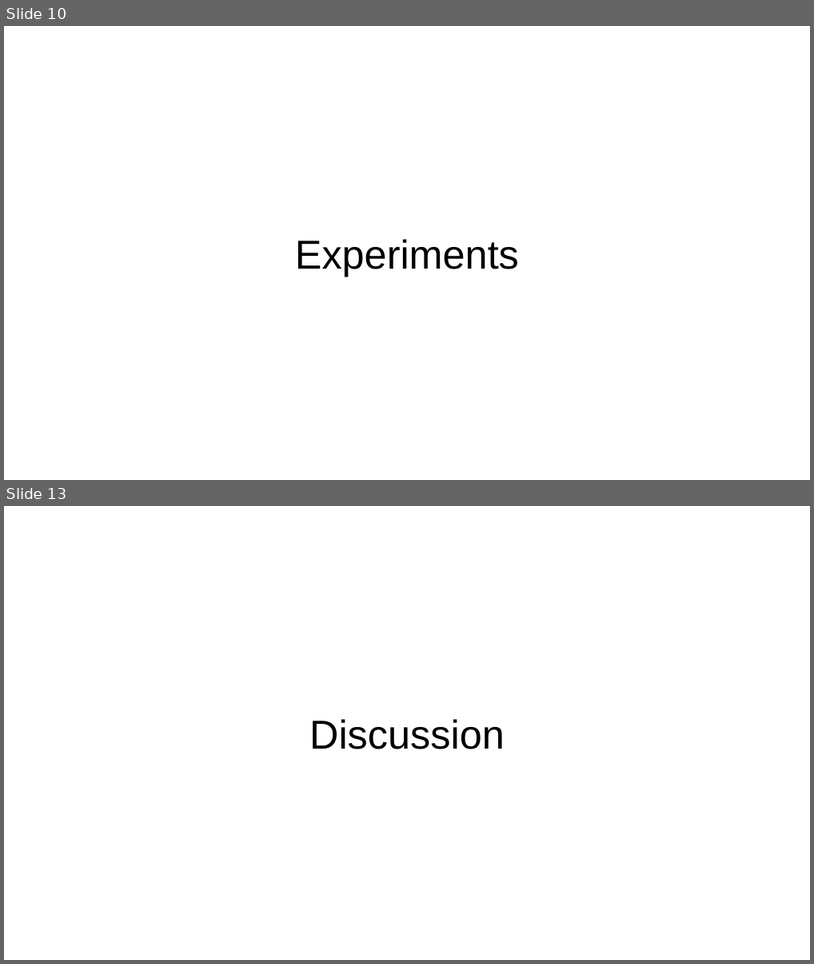
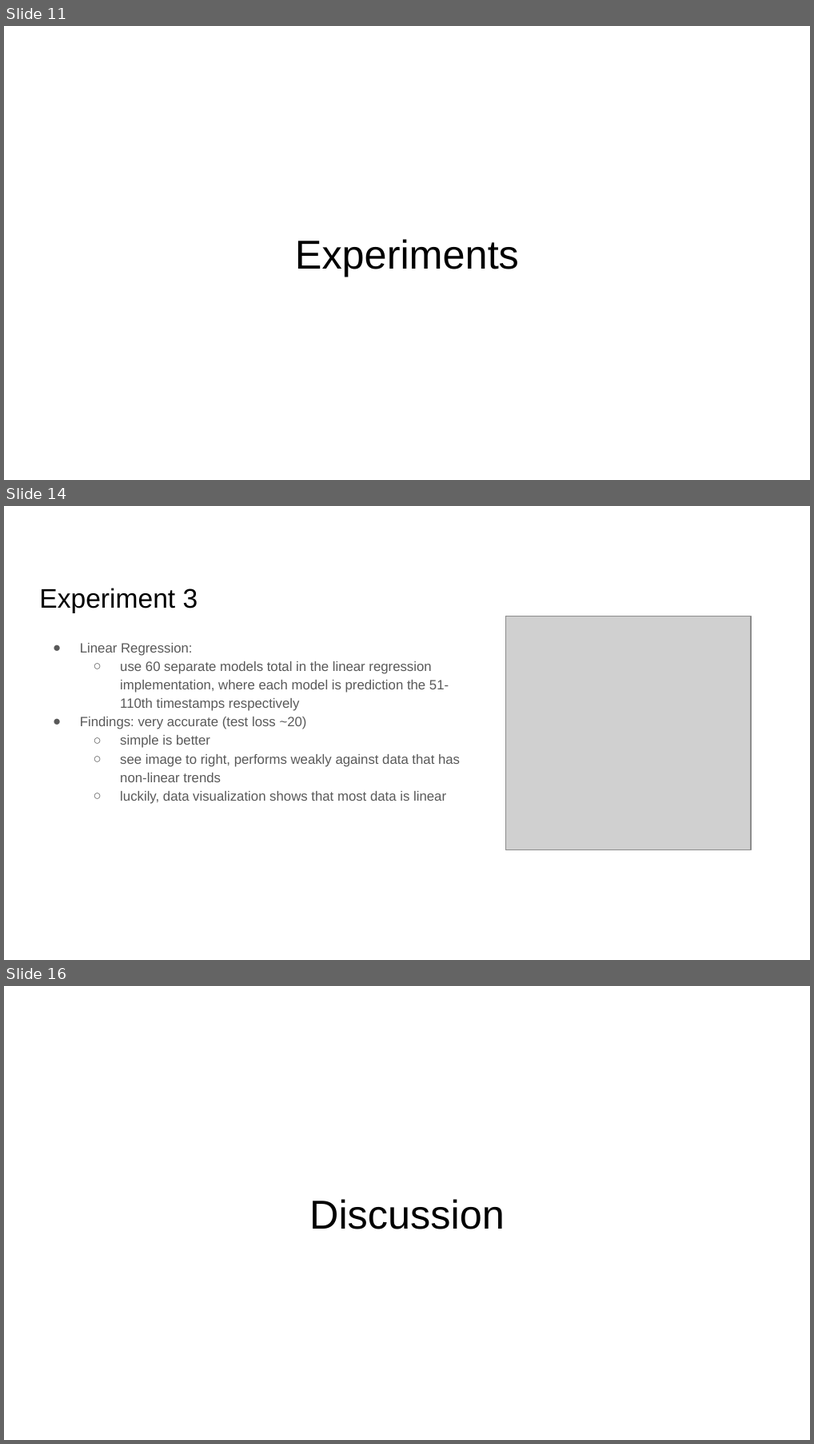
Before and after one commit to wis003/CSE151B, a slide deck: Kaggle Competition/Submission/CSE 151B Presentation.pptx. Shown one above the other, each under a label of ours: slides 10 and 13 before the commit, slides 11, 14 and 16 after it; the slides between them are not shown. The pictures are 814x964 and 814x1444 pixels, drawn with LibreOffice and Linux fonts; fonts in the diff are those of the drawing; grey boxes stand for pictures. Boxes give left, top, right and bottom in pixels: in the first picture for what was removed or moved away, otherwise in the second. Text is boxed around its words. In the diff, an @@ line names an element or a change of style, - is before the commit and + after.

```diff
--- a/Kaggle Competition/Submission/CSE 151B Presentation.pptx
+++ b/Kaggle Competition/Submission/CSE 151B Presentation.pptx
@@ slide 14 added at [4, 506, 810, 960], background #FFFFFF @@
@@ title added at [39, 588, 198, 613], 24 pt, text #000000 @@
+Experiment 3
@@ picture added at [506, 616, 750, 849] @@
@@ text added at [80, 643, 460, 804], 12 pt, text #595959 @@
+● Linear Regression:
+  ○ use 60 separate models total in the linear regression implementation, where each model is prediction the 51-110th timestamps respectively
+● Findings: very accurate (test loss ~20)
+  ○ simple is better
+  ○ see image to right, performs weakly against data that has non-linear trends
+  ○ luckily, data visualization shows that most data is linear
@@ what was slide 10 is now slide 11 @@
@@ what was slide 13 is now slide 16 @@
```
Also in this commit, not shown: 1 slide changed, 12 other slides added, 10 slides removed, 1 other file.
